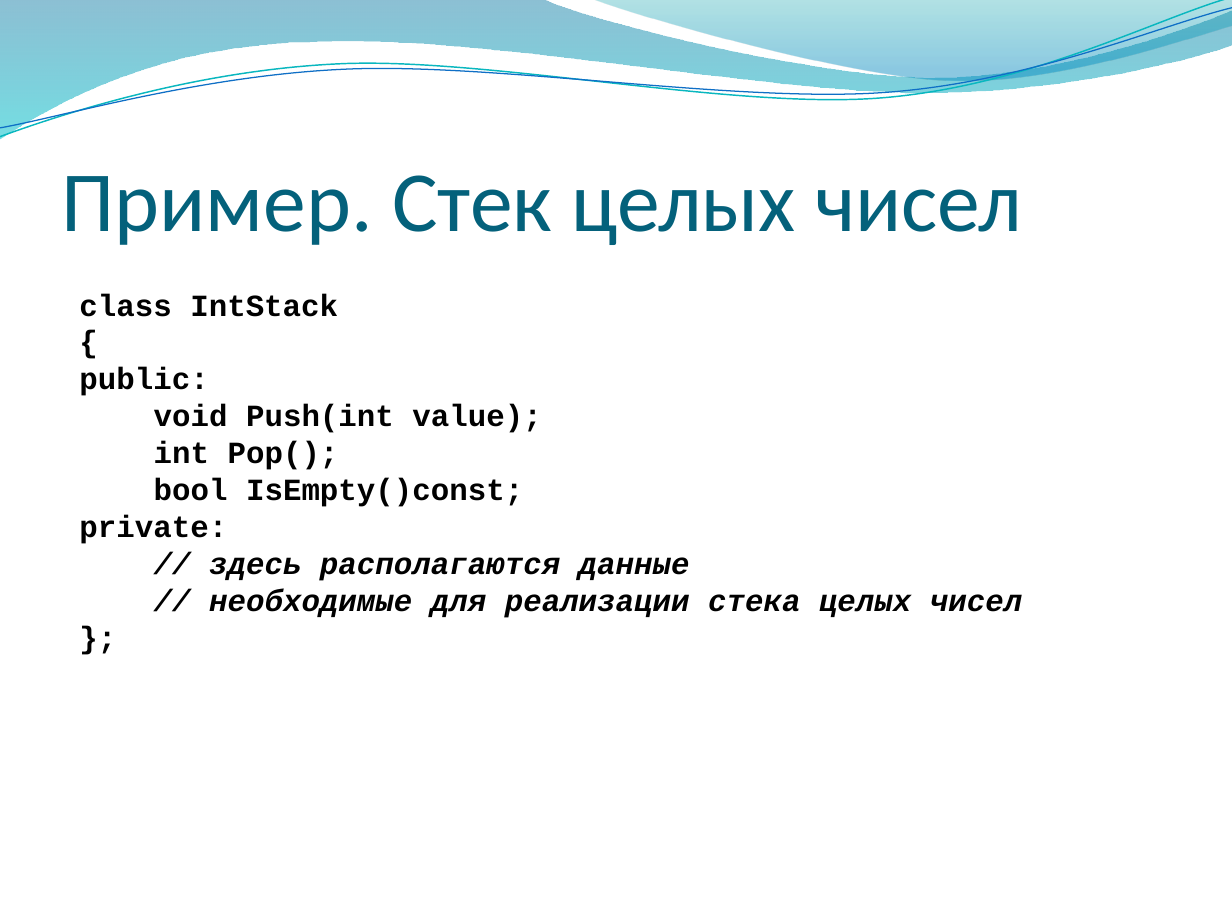
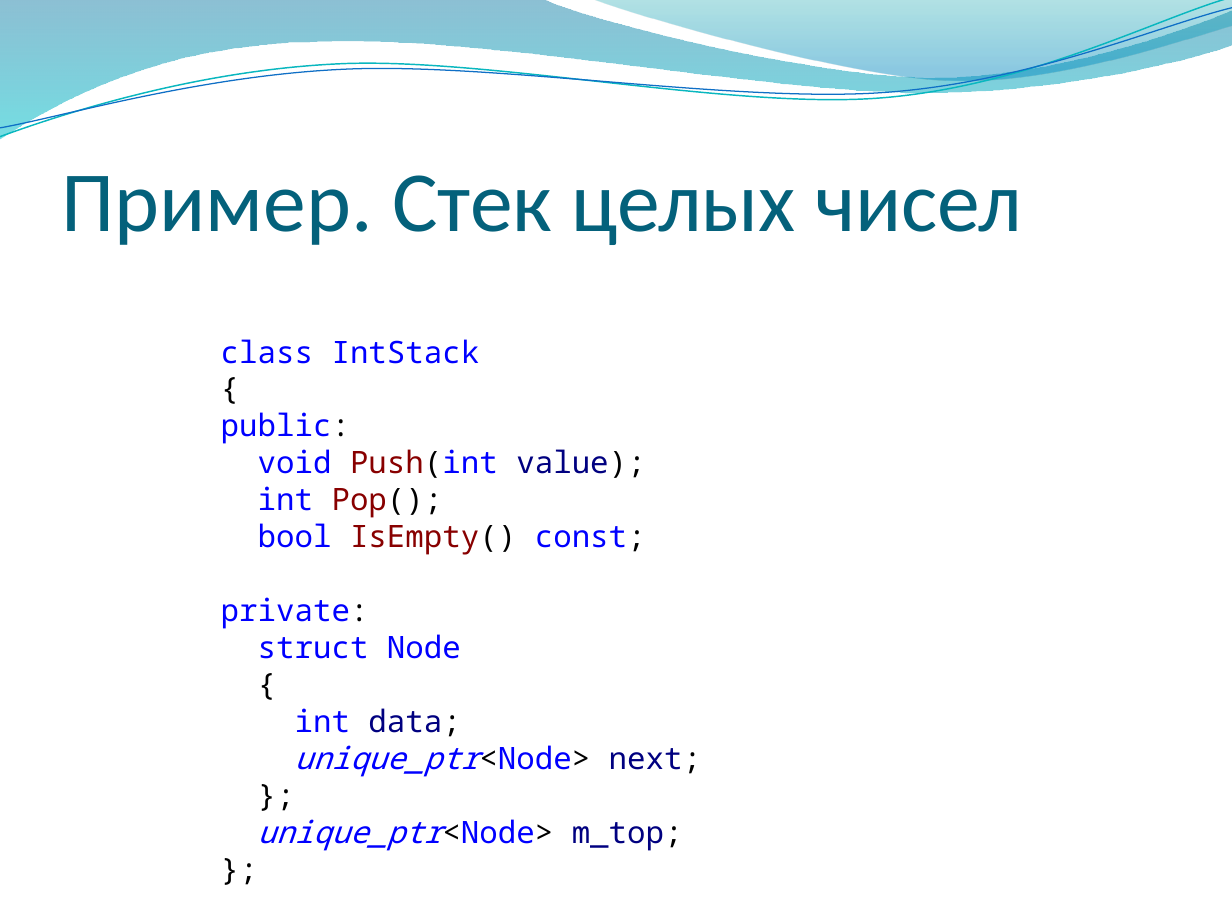
Before and after one commit to alexey-malov/oop, a slide deck: slide 17 of lectures/02/Основы ООП.pptx (slide 15 before the commit). Drawn at 1232x924 pixels with LibreOffice and Linux fonts; fonts in the diff are those of the drawing; background and template pictures are left out. Boxes give left, top, right and bottom in pixels: in the first picture for what was removed or moved away, otherwise in the second. Text is boxed around its words. In the diff, an @@ line names an element or a change of style, - is before the commit and + after.

```diff
--- a/lectures/02/Основы ООП.pptx
+++ b/lectures/02/Основы ООП.pptx
@@ text "class IntStack": place and size @@
-text "class IntStack" at [79,293,1022,618]
+text "class IntStack" at [221,339,701,851]
@@ text at [221,339,645,629]: font Courier New to Noto Sans Mono, bold off in "class IntStack", "{", "public:", "void Push(int value);" and 3 more places; text colour #000000 to #0000FF in "class IntStack", "public:", "void Push(int", "int" and 1 more places; text colour #000000 to #880000 in "Push(int", "Pop();"; text colour #000000 to #000080 in "value);" @@
@@ text at [258,523,646,555]: text changed; font Courier New to Noto Sans Mono; text colour #000000 to #0000FF; bold off @@
-bool IsEmpty()const;
+bool IsEmpty() const;
@@ text at [258,634,701,777]: text changed; font Courier New to Noto Sans Mono; text colour #000000 to #0000FF; bold off; italic off @@
-// здесь располагаются данные
-// необходимые для реализации стека целых чисел
+struct Node
+{
+int data;
+unique_ptr<Node> next;
@@ text at [258,819,683,851]: paragraphs added @@
+unique_ptr<Node> m_top;
+};
```
Also in this commit, not shown: 9 other slides changed, 3 slides added, 2 slides removed.
